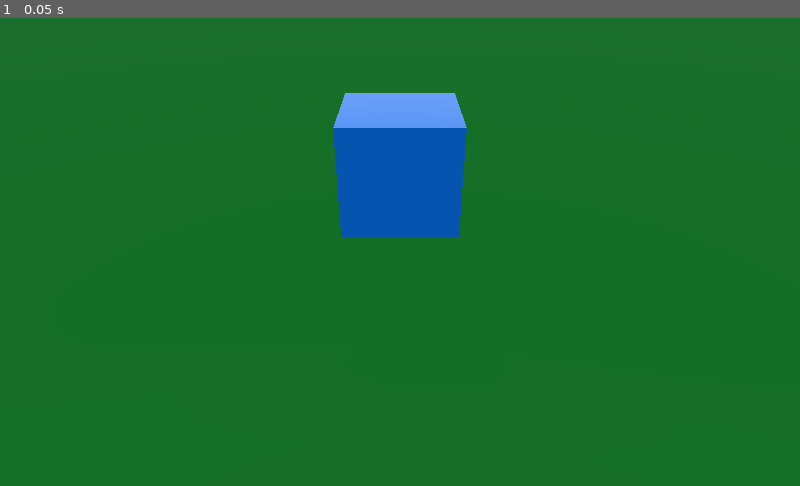
Above: before the commit, frame 1.
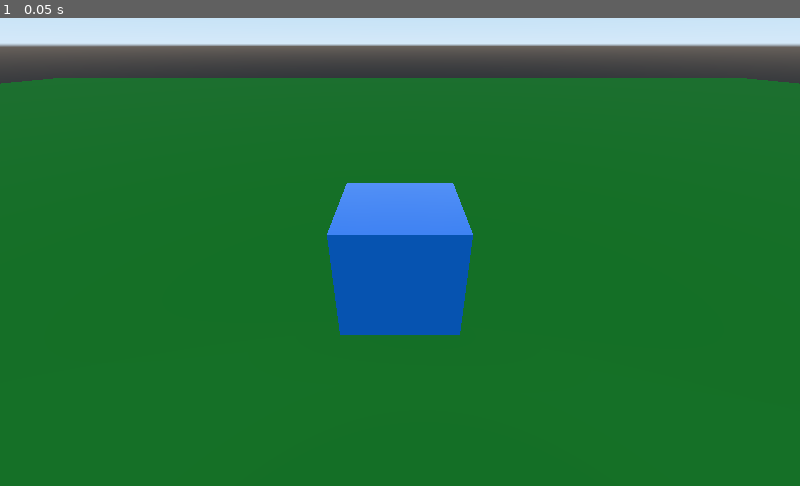
Above: after the commit, the same moment.

Repository: Billiamd1012/Bloodlines
Game: Godot game, scene res://scenes/Room.tscn
The game is run twice, just before and just after one commit, with the same random seed, the same clock (stepped at 60 frames per second) and the same inputs.
Inputs:
- Up to frame 1 (0.05 s): no input

The runs differ from the first frame. In frame 1, 21% of the frame differs, in the area x 0-100%, y 0-68%.

Commit message:
Fixed camera movement

Diff:
--- a/scenes/Camera.tscn
+++ b/scenes/Camera.tscn
@@ -2,6 +2,8 @@
 
 [ext_resource path="res://scripts/CameraMove.gd" type="Script" id=1]
 
-[node name="Camera" type="Camera"]
-transform = Transform( 1, 0, 0, 0, 0.819002, 0.573791, 0, -0.573791, 0.819002, 0, 0, 0 )
+[node name="Spatial" type="Spatial"]
+
+[node name="Camera" type="Camera" parent="."]
+transform = Transform( 1, 0, 0, 0, 0.850095, 0.526629, 0, -0.526629, 0.850095, 0, 0, 0 )
 script = ExtResource( 1 )
--- a/scenes/Room.tscn
+++ b/scenes/Room.tscn
@@ -29,8 +29,7 @@
 shape = SubResource( 3 )
 
 [node name="Camera" parent="." instance=ExtResource( 1 )]
-transform = Transform( 1, 0, 0, 0, 0.843757, 0.536725, 0, -0.536725, 0.843757, 0, 3.39674, 8.21993 )
-fov = 50.7
+transform = Transform( 1, 0, 0, 0, 1, 0, 0, 0, 1, 0, 3.20535, 5.00768 )
 
 [node name="StaticBody2" type="StaticBody" parent="."]
 
--- a/scripts/CameraMove.gd
+++ b/scripts/CameraMove.gd
@@ -25,5 +25,6 @@
 		move = move.normalized() * sens
 
 func _process(delta):
-	var global_move = self.global_transform.basis.xform(move * delta)
-	self.global_translate(global_move)  # Apply the movement to the camera
+	var parent_node = self.get_parent()
+	if parent_node:
+		parent_node.translate(move * delta)  # Apply the movement to the parent node
